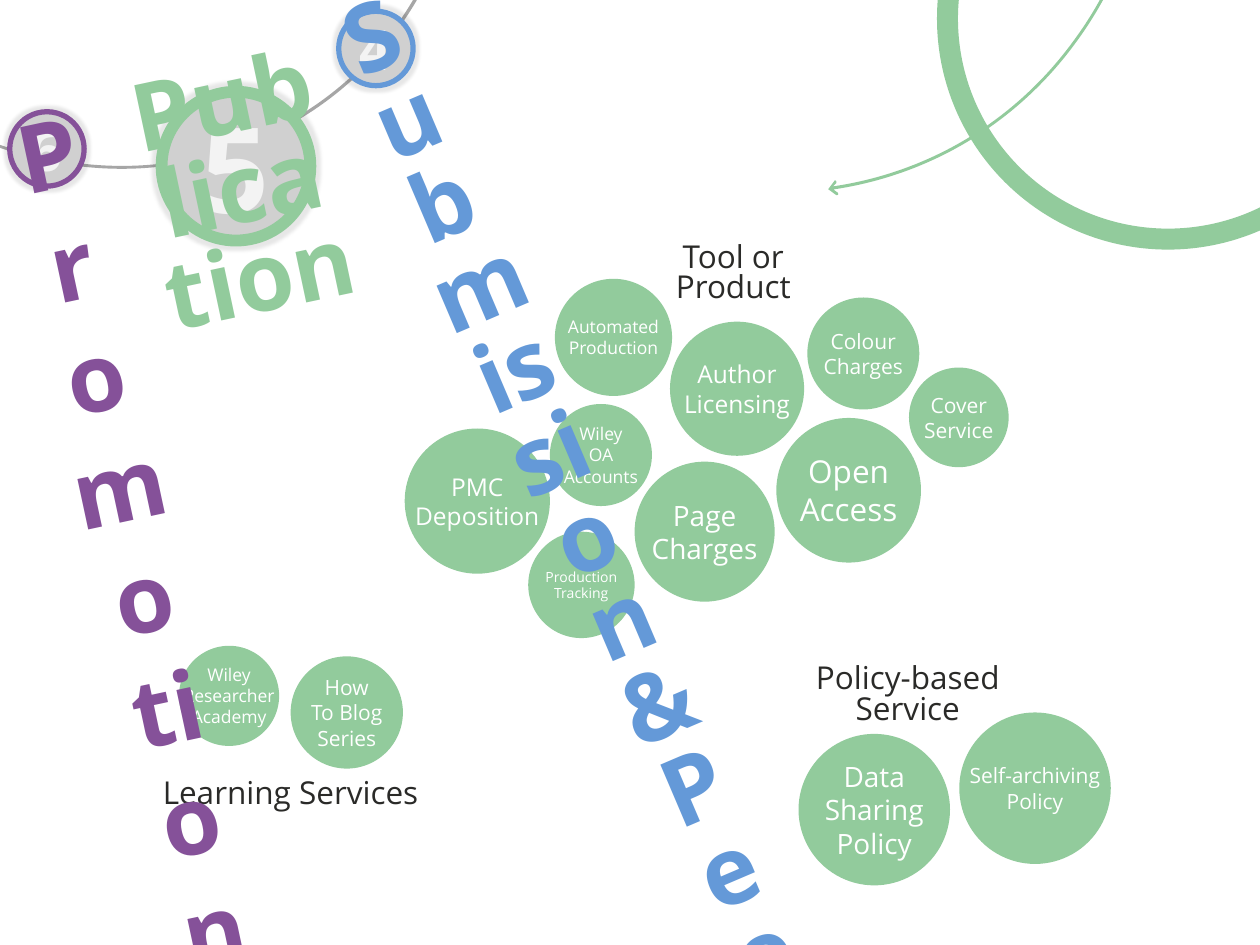
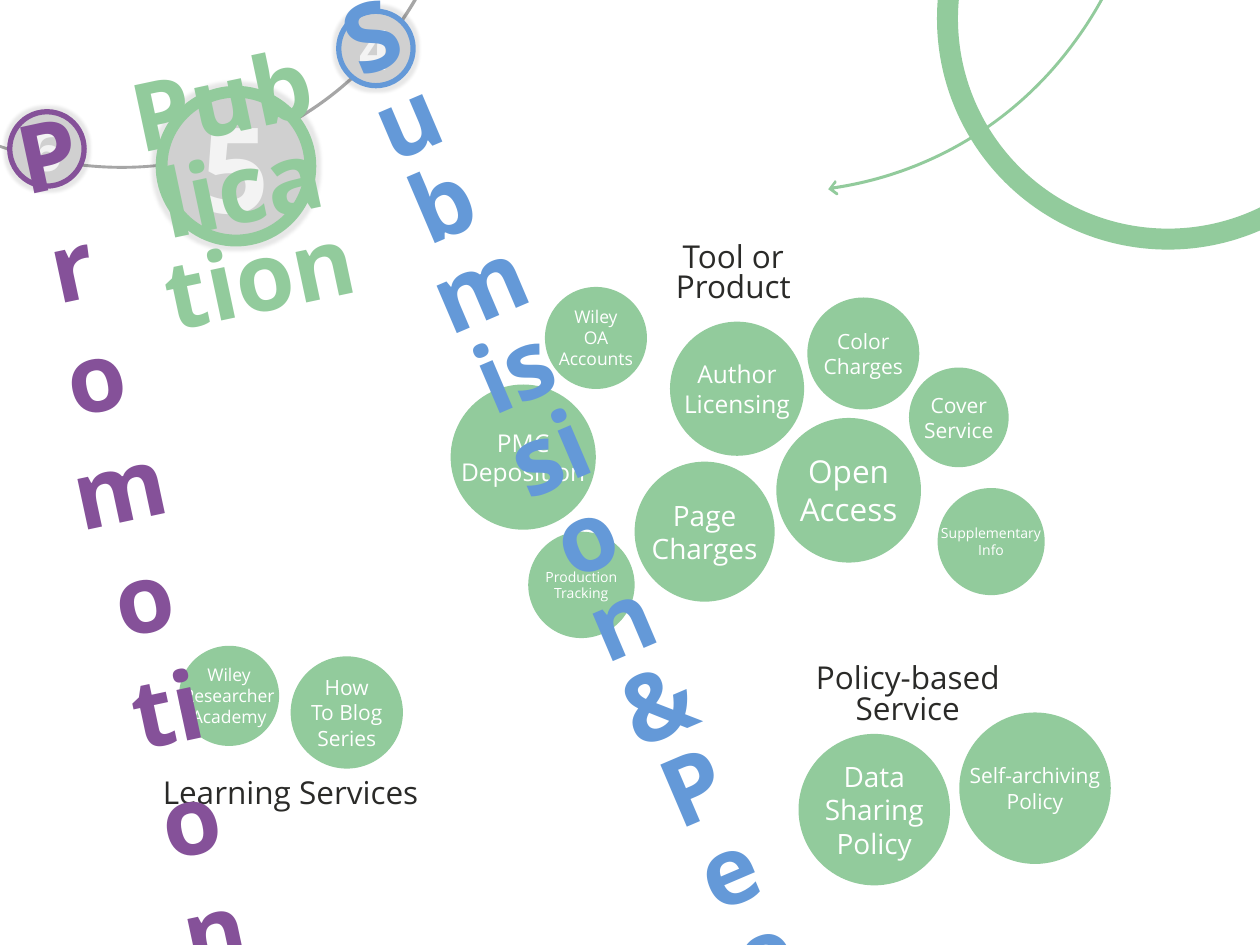
Before and after one commit to sallen-wiley/author-service-map, a slide deck: slide 7 of assets/files/Wiley Researcher Tools PPT.pptx (slide 5 before the commit). Drawn at 1260x945 pixels with LibreOffice and Linux fonts; fonts in the diff are those of the drawing; grey boxes stand for pictures. Boxes give left, top, right and bottom in pixels: in the first picture for what was removed or moved away, otherwise in the second. Text is boxed around its words. In the diff, an @@ line names an element or a change of style, - is before the commit and + after.

```diff
--- a/assets/files/Wiley Researcher Tools PPT.pptx
+++ b/assets/files/Wiley Researcher Tools PPT.pptx
@@ ellipse "Wiley OA Accounts": place and size @@
-ellipse "Wiley OA Accounts" at [549,404,651,507]
+ellipse "Wiley OA Accounts" at [544,287,646,389]
@@ ellipse removed at [554,278,672,396] @@
-Automated
-Production
@@ text in ellipse at [824,333,903,379]: text changed @@
-Colour
-Charges
+Color
+Charges
@@ ellipse "PMC Deposition": place and size @@
-ellipse "PMC Deposition" at [404,428,549,573]
+ellipse "PMC Deposition" at [451,384,596,529]
@@ ellipse added at [937,488,1045,595], fill #92CB9C, 8 pt, text #FFFFFF @@
+Supplementary
+Info
```
Also in this commit, not shown: 2 other slides changed, 2 slides added, 2 other files.
